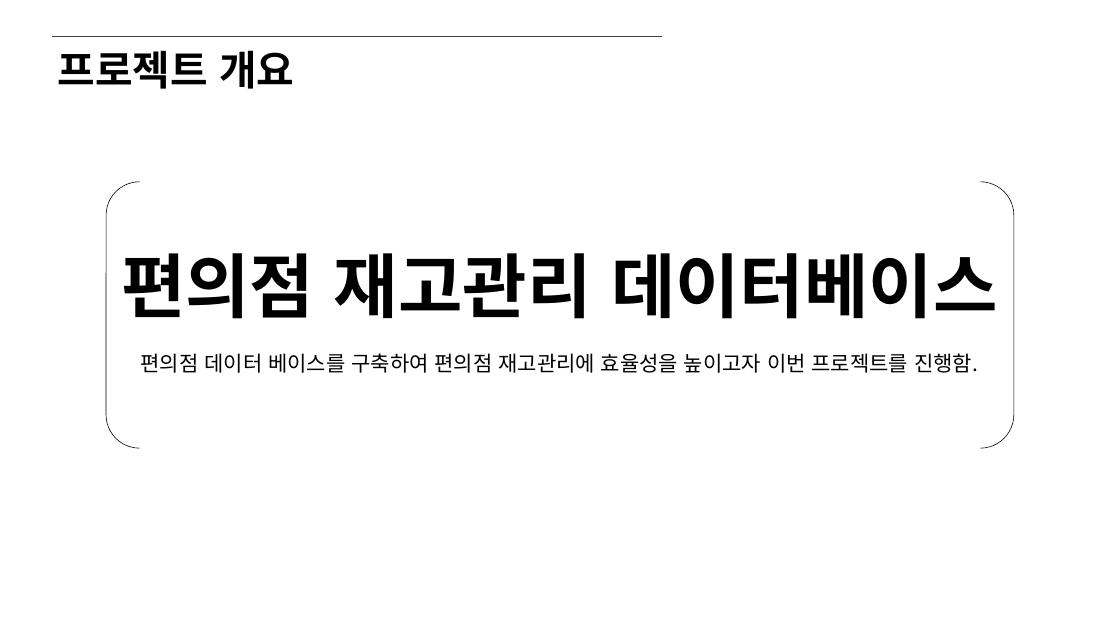
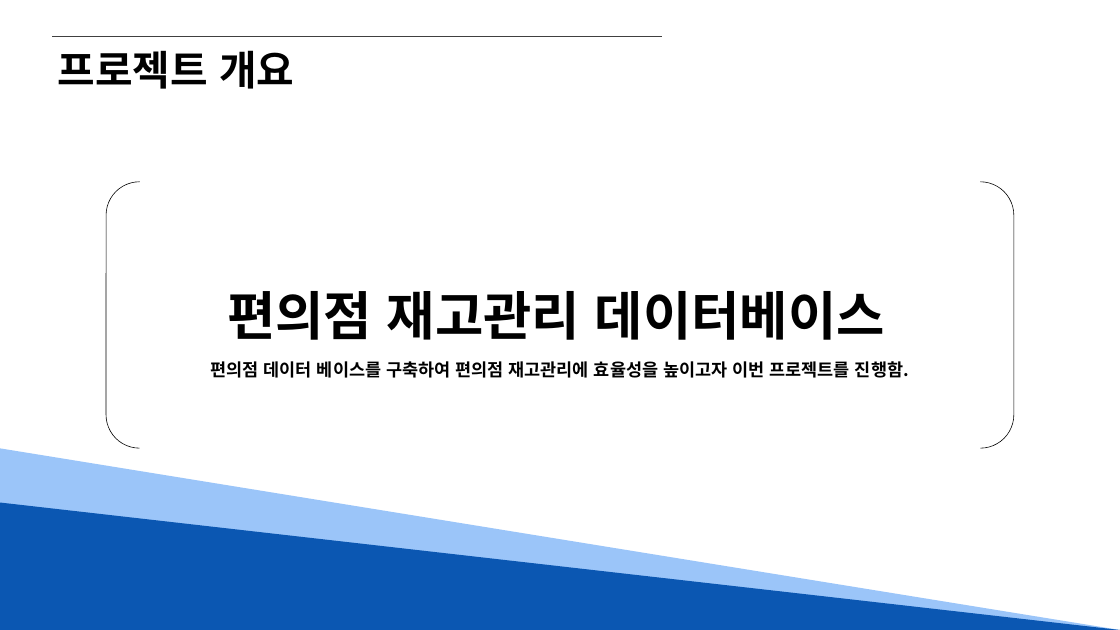
Before and after one commit to Hyno2/SQL-Project, a slide deck: slide 4 of PPT템플릿/오라클(편의점).pptx (slide 3 before the commit). Drawn at 1120x630 pixels with LibreOffice and Linux fonts; fonts in the diff are those of the drawing. Boxes give left, top, right and bottom in pixels: in the first picture for what was removed or moved away, otherwise in the second. Text is boxed around its words. In the diff, an @@ line names an element or a change of style, - is before the commit and + after.

```diff
--- a/PPT템플릿/오라클(편의점).pptx
+++ b/PPT템플릿/오라클(편의점).pptx
@@ text "편의점 재고관리 데이터베이스": place and size @@
-text "편의점 재고관리 데이터베이스" at (121, 253, 997, 319)
+text "편의점 재고관리 데이터베이스" at (227, 291, 885, 340)
@@ text "편의점 재고관리 데이터베이스" at (227, 291, 885, 340): size 60 to 45 pt; alignment centre to left @@
@@ text "편의점 데이터 베이스를 구축하여 편의점 ...": place and size @@
-text "편의점 데이터 베이스를 구축하여 편의점 ..." at (141, 353, 978, 373)
+text "편의점 데이터 베이스를 구축하여 편의점 ..." at (211, 361, 909, 378)
@@ text "편의점 데이터 베이스를 구축하여 편의점 ..." at (211, 361, 909, 378): size 18 to 15 pt, bold on @@
@@ right triangle added at (0, 449, 1120, 630), fill #9BC5F9 @@
@@ right triangle added at (0, 502, 1120, 630), fill #0B57B2 @@
```
Also in this commit, not shown: 5 other slides changed, 17 slides added, 20 slides removed.
